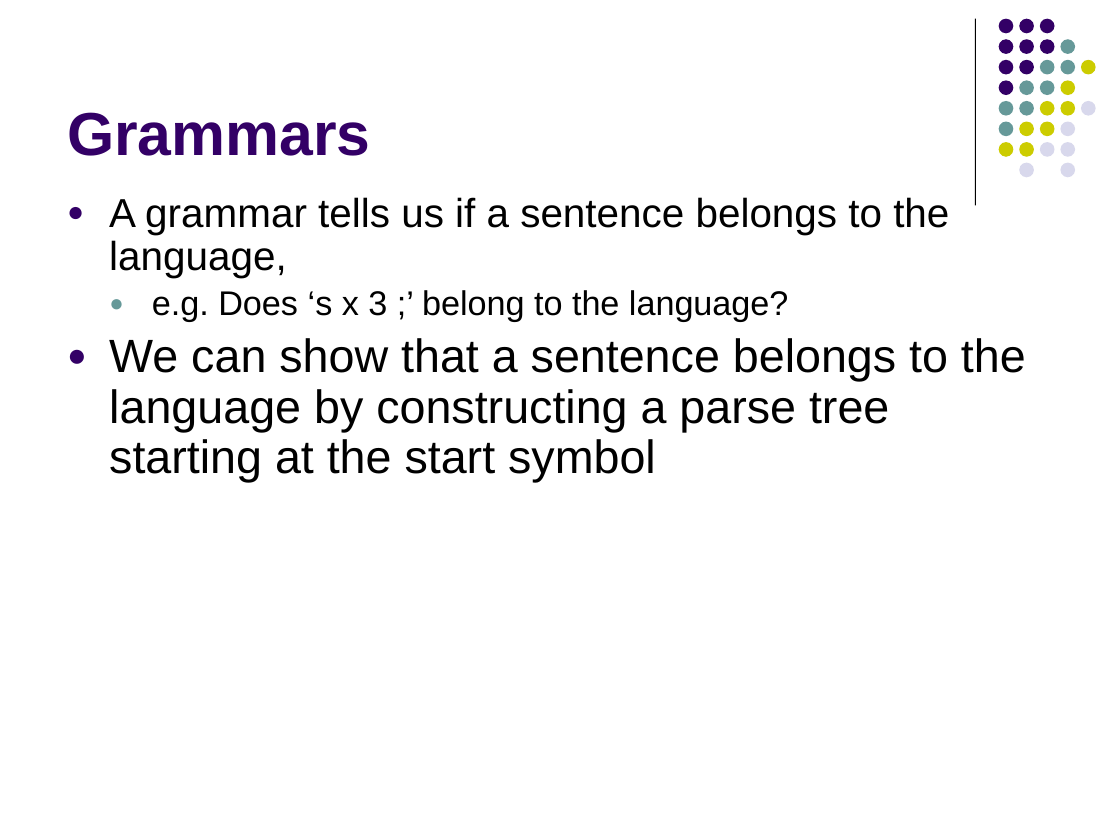
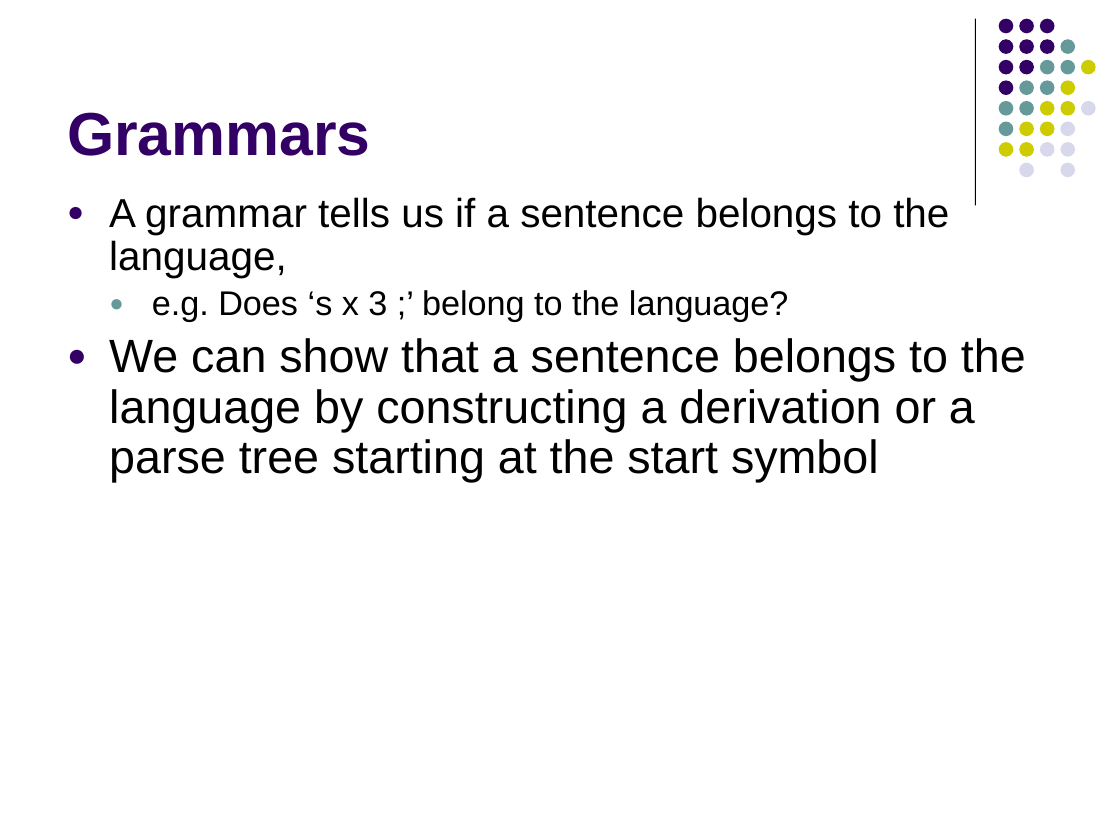
Before and after one commit to lutzhamel/CSC402, a slide deck: slide 9 of notes/csc402-ln002.pptx (slide 8 before the commit). Drawn at 1120x840 pixels with LibreOffice and Linux fonts; fonts in the diff are those of the drawing. Boxes give left, top, right and bottom in pixels: in the first picture for what was removed or moved away, otherwise in the second. Text is boxed around its words. In the diff, an @@ line names an element or a change of style, - is before the commit and + after.

```diff
--- a/notes/csc402-ln002.pptx
+++ b/notes/csc402-ln002.pptx
@@ text at [109,338,1026,483]: text changed @@
-● We can show that a sentence belongs to the language by constructing a parse tree starting at the start symbol
+● We can show that a sentence belongs to the language by constructing a derivation or a parse tree starting at the start symbol
```
Also in this commit, not shown: 1 slide added, 1 other file.
